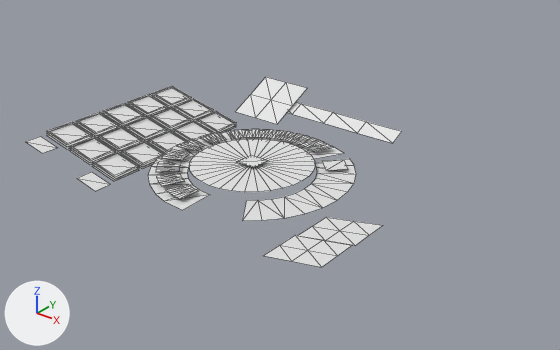
The OBJ model models/ui.obj as it was, and as the next commit left it.
Before and after are seen from a 50 mm camera at (0.364, -0.42, 0.265) aimed at (0.018, 0.013, -0.004). Every picture has the same lights, and +X, +Y and +Z are marked at lower left. Mesh edges are drawn as thin lines. Where no turn or scale is listed for an object, it has been applied to the vertices.

The scene before the commit, as lines of its bpy script (objects in view):
```python
me_brush13 = bpy.data.meshes.new('brush13')
me_brush13.from_pydata([(-0.1418, -0.0687, 0.0037), (-0.1152, -0.0687, -0.0019), (-0.1418, -0.0417, 0.0037), (-0.1152, -0.0417, -0.0019)], [], [(0, 3, 2), (0, 1, 3)])
me_save = bpy.data.meshes.new('save')
me_save.from_pydata(...)  # 9 vertices, 8 faces; spans x 0.0858..0.1325, y -0.0533..-0.0194, z -0.0042..0.0055
me_share = bpy.data.meshes.new('share')
me_share.from_pydata(...)  # 9 vertices, 8 faces; spans x 0.0854..0.1322, y -0.0894..-0.0555, z -0.0027..0.007
ob_brush13 = bpy.data.objects.new('brush13', me_brush13)
ob_brush13.location = (0.0, 0.0, 0.0)
ob_save = bpy.data.objects.new('save', me_save)
ob_save.location = (0.0, 0.0, 0.0)
ob_share = bpy.data.objects.new('share', me_share)
ob_share.location = (0.0, 0.0, 0.0)
# also in view: 'size' at (-0.064, 0.102, 0.015); 'brush14' at (-0.1, -0.055, -0.005); 'hue' at (0.0, 0.0, 0.006); 'sizebg' at (0.0, 0.103, 0.013); 'brush7' at (-0.129, 0.005, 0.001)
```
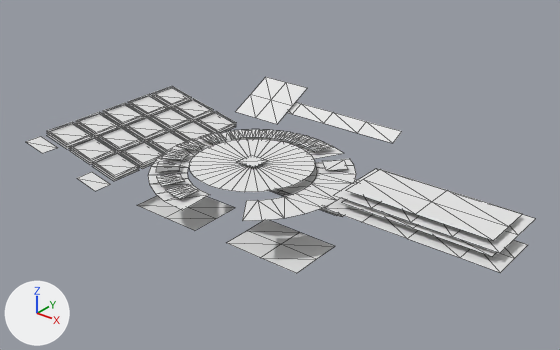
Patch to the scene script:
```diff
--- a/models/ui.obj.py
+++ b/models/ui.obj.py
@@ mat_mat_ui @@
+mat_mat_ui = principled_material('mat_ui')
+mat_mat_ui.base_color = (0.8, 0.8, 0.8)  # white #e7e7e7
+mat_mat_ui.roughness = 1.0
@@ mat_mat_messages @@
+mat_mat_messages = principled_material('mat_messages')
+mat_mat_messages.base_color = (0.8, 0.8, 0.8)  # white #e7e7e7
+mat_mat_messages.roughness = 1.0
@@ me_save_share @@
+me_save_share.from_pydata([(0.0834, -0.0507, -0.0368), (0.05, -0.0507, -0.0368), (0.0166, -0.0507, -0.0368), (0.0834, -0.027, -0.0368), (0.05, -0.027, -0.0368), (0.0166, -0.027, -0.0368), (0.0834, -0.0033, -0.0368), (0.05, -0.0033, -0.0368), (0.0166, -0.0033, -0.0368)], [], [(1, 3, 0), (2, 4, 1), (4, 6, 3), (5, 7, 4), (1, 4, 3), (2, 5, 4), (4, 7, 6), (5, 8, 7)])
+me_save_share.materials.append(mat_mat_ui)  # white #e7e7e7
@@ me_msg_save @@
+me_msg_save.from_pydata(...)  # 48 vertices, 48 faces; spans x -0.056..0.218, y -0.028..0.075, z -0.026..0.024
+me_msg_save.materials.append(mat_mat_messages)  # white #e7e7e7
@@ me_msg_error @@
+me_msg_error.from_pydata(...)  # 48 vertices, 48 faces; spans x -0.058..0.223, y -0.036..0.065, z -0.033..0.018
+me_msg_error.materials.append(mat_mat_messages)  # white #e7e7e7
@@ me_clear_save @@
+me_clear_save.from_pydata([(-0.0166, -0.0507, -0.038), (-0.05, -0.0507, -0.038), (-0.0834, -0.0507, -0.038), (-0.0166, -0.027, -0.038), (-0.05, -0.027, -0.038), (-0.0834, -0.027, -0.038), (-0.0166, -0.0033, -0.038), (-0.05, -0.0033, -0.038), (-0.0834, -0.0033, -0.038)], [], [(1, 3, 0), (2, 4, 1), (4, 6, 3), (5, 7, 4), (1, 4, 3), (2, 5, 4), (4, 7, 6), (5, 8, 7)])
+me_clear_save.materials.append(mat_mat_ui)  # white #e7e7e7
@@ ob_save @@
-ob_save = bpy.data.objects.new('save', me_save)
-ob_save.location = (0.0, 0.0, 0.0)
@@ ob_share @@
-ob_share = bpy.data.objects.new('share', me_share)
-ob_share.location = (0.0, 0.0, 0.0)
@@ ob_save_share @@
+ob_save_share = bpy.data.objects.new('save_share', me_save_share)
+ob_save_share.location = (0.0, 0.0, 0.0)
@@ ob_msg_save @@
+ob_msg_save = bpy.data.objects.new('msg_save', me_msg_save)
+ob_msg_save.location = (0.0, 0.0, 0.0)
@@ ob_msg_error @@
+ob_msg_error = bpy.data.objects.new('msg_error', me_msg_error)
+ob_msg_error.location = (0.0, 0.0, 0.0)
@@ ob_clear_save @@
+ob_clear_save = bpy.data.objects.new('clear_save', me_clear_save)
+ob_clear_save.location = (0.0, 0.0, 0.0)
```

Boxes [x1, y1, x2, y2] around the edits, measured in the pictures (560 x 350 px):
'msg_save', added: after [277, 166, 535, 253]
'msg_error', added: after [270, 190, 528, 273]
'save_share', added: after [227, 220, 335, 273]
'share', deleted: before [263, 235, 352, 267]
'clear_save', added: after [137, 196, 234, 230]
'save', deleted: before [298, 217, 383, 246]
